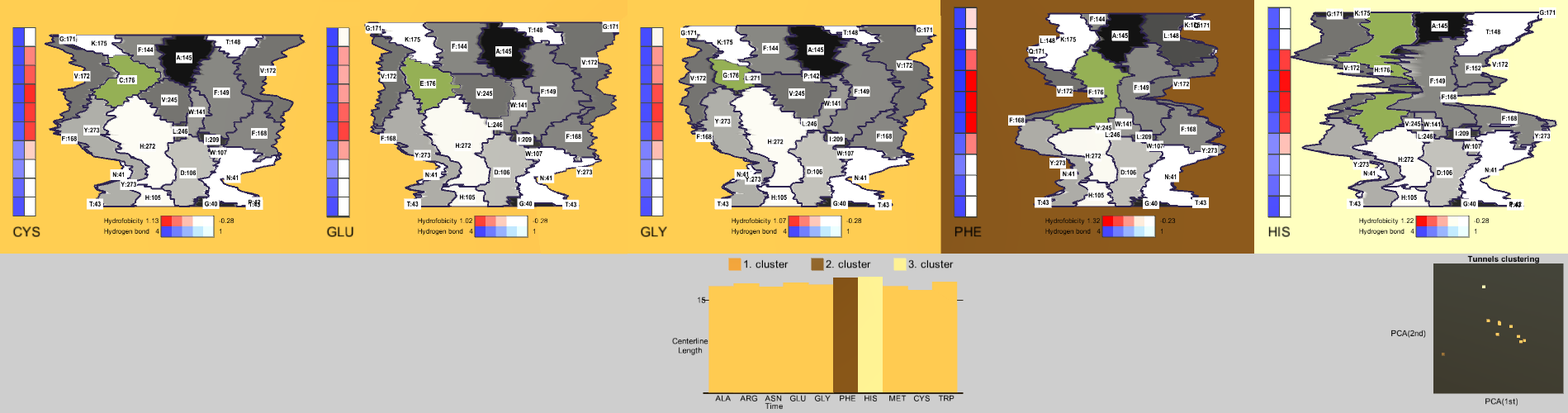
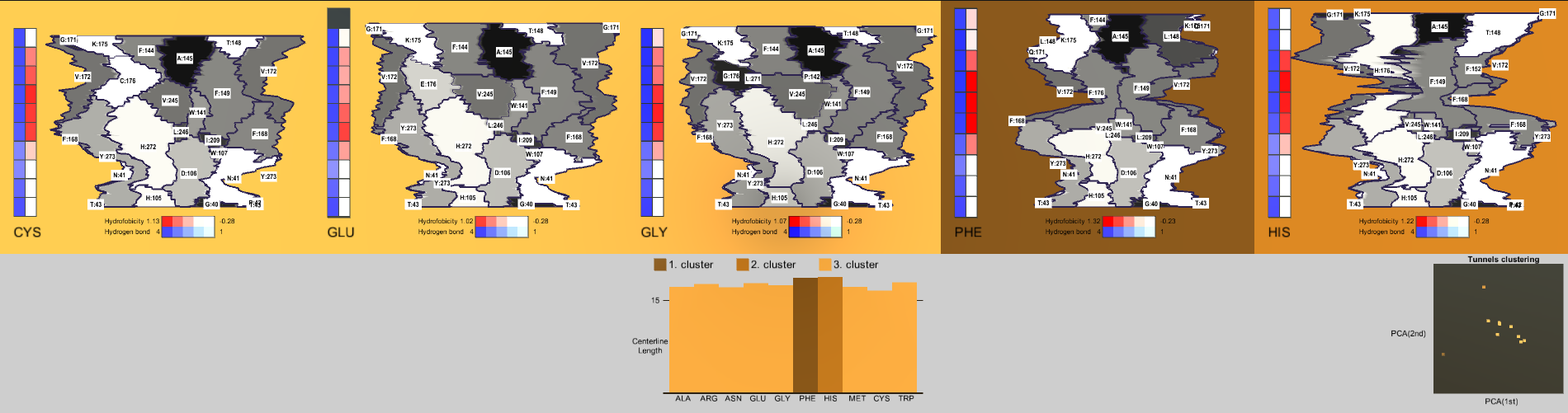
Layer changes from the first 1568px x 413px image to the second:
removed layer "Layer 2" over (x1=640, y1=23, x2=938, y2=255)
removed layer "Layer 3" over (x1=808, y1=257, x2=826, y2=271)
removed layer "Layer 4" over (x1=894, y1=257, x2=908, y2=271)
painted on "Pasted Layer" over (x1=9, y1=0, x2=1568, y2=410)
